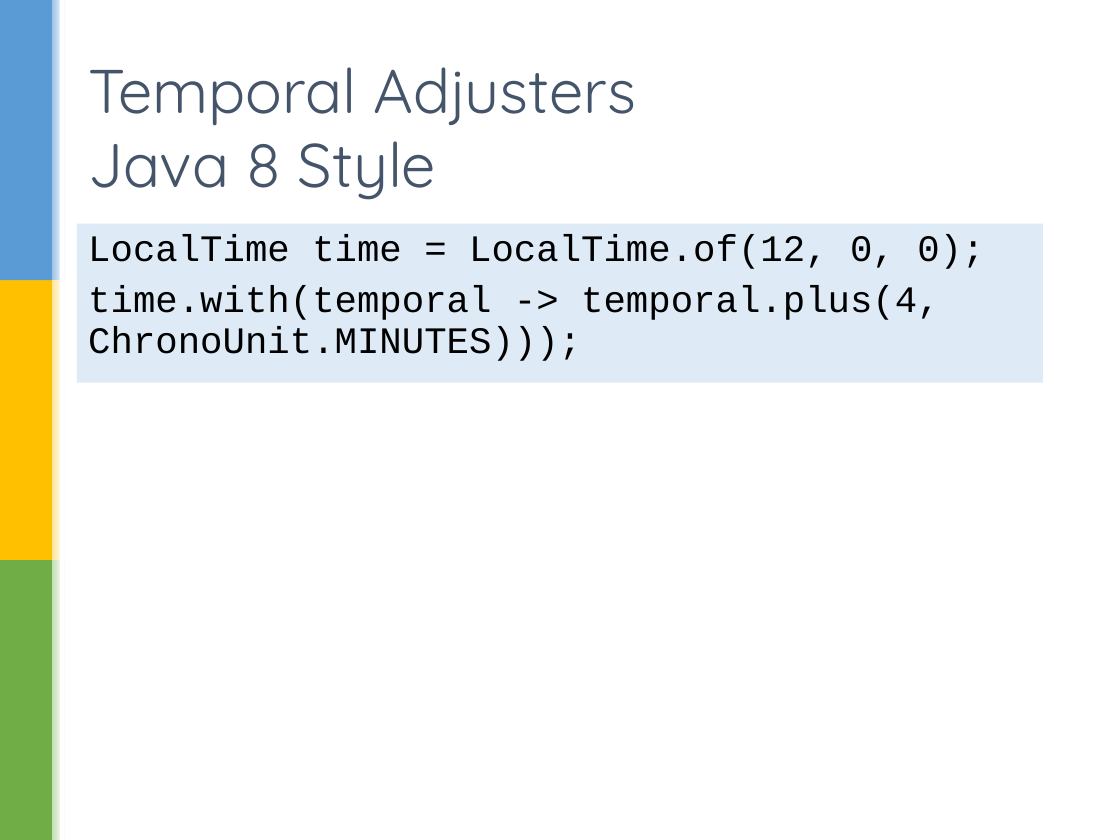
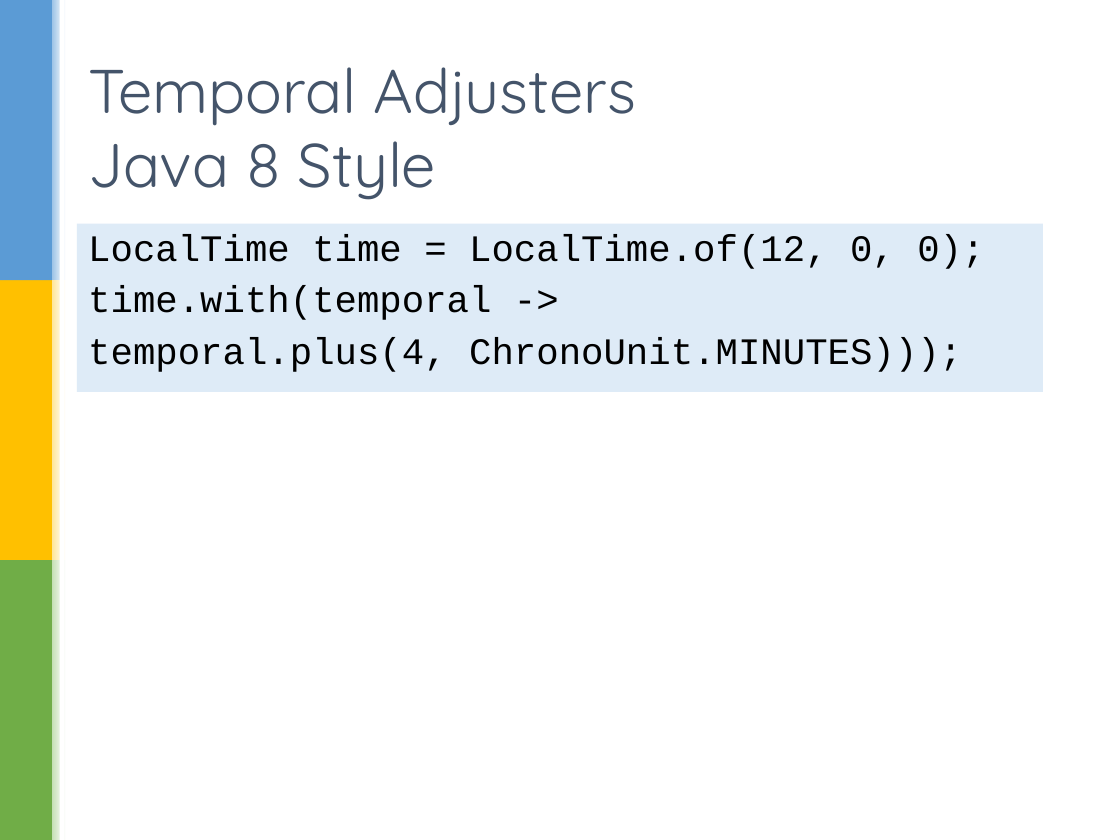
Before and after one commit to sualeh/make-a-date, a slide deck: slide 30 of Java 8 Date and Time API.pptx. Drawn at 1120x840 pixels with LibreOffice and Linux fonts; fonts in the diff are those of the drawing; background and template pictures are left out. Boxes give left, top, right and bottom in pixels: in the first picture for what was removed or moved away, otherwise in the second. Text is boxed around its words. In the diff, an @@ line names an element or a change of style, - is before the commit and + after.

```diff
--- a/Java 8 Date and Time API.pptx
+++ b/Java 8 Date and Time API.pptx
@@ text "LocalTime time = LocalTime.of(12, 0, ..." resized from (x1=77, y1=224, x2=1043, y2=383) to (x1=77, y1=224, x2=1043, y2=392) @@
@@ text at (x1=88, y1=286, x2=962, y2=372): text changed @@
-time.with(temporal -> temporal.plus(4, ChronoUnit.MINUTES)));
+time.with(temporal ->
+temporal.plus(4, ChronoUnit.MINUTES)));
```
Also in this commit, not shown: 7 other slides changed, 1 other file.
